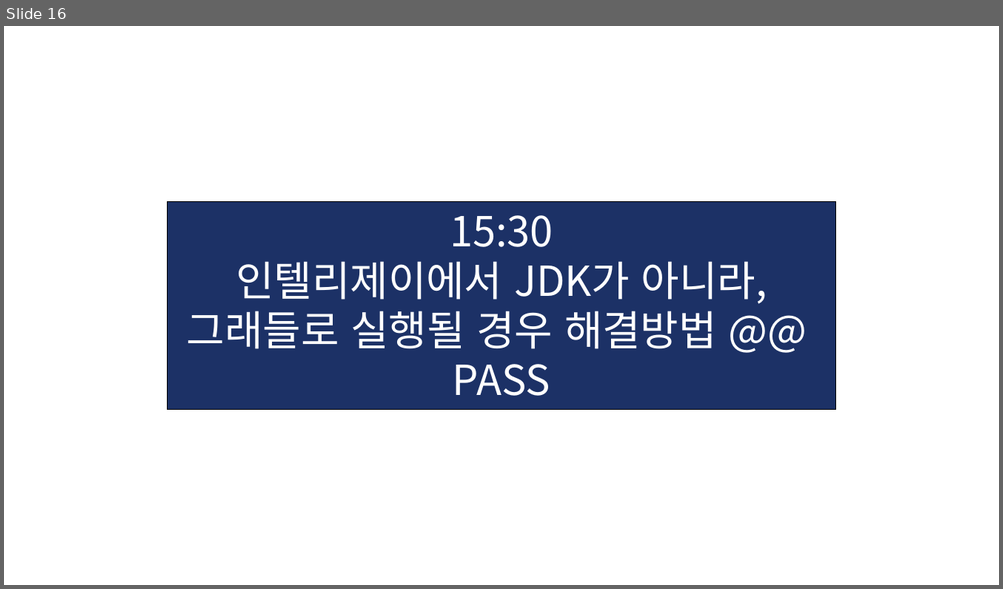
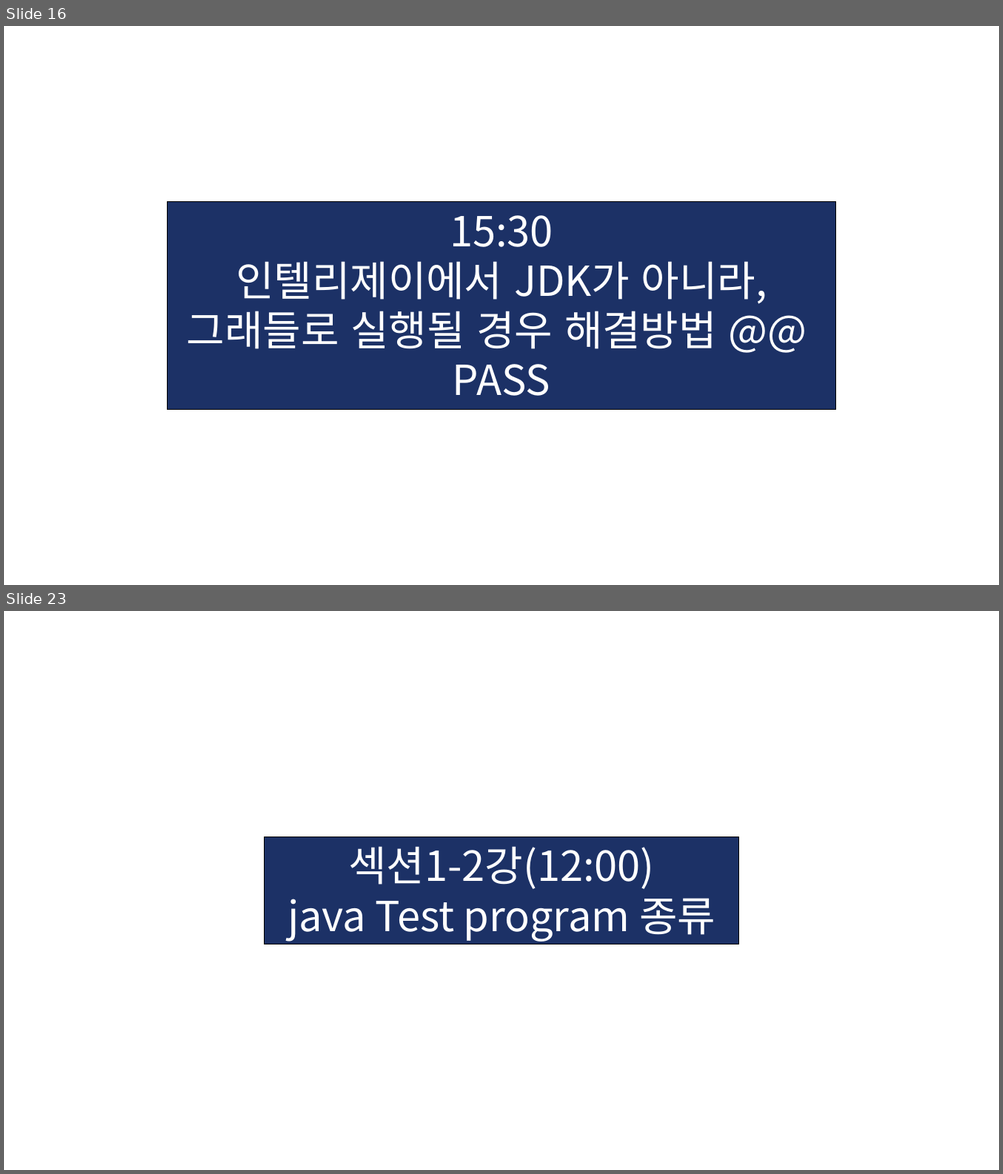
Before and after one commit to KIM-BEOMSOO/study, a slide deck: 00.공부 정리(최종)/12.Spring-Boot/03.인프런_김영한_스프링 입문/01.인프런_깅영한_Spring-Boot.pptx. Shown one above the other, each under a label of ours: slide 16 before the commit, slides 16 and 23 after it; the slides between them are not shown. The pictures are 1003x589 and 1003x1174 pixels, drawn with LibreOffice and Linux fonts; fonts in the diff are those of the drawing. Boxes give left, top, right and bottom in pixels: in the first picture for what was removed or moved away, otherwise in the second. Text is boxed around its words. In the diff, an @@ line names an element or a change of style, - is before the commit and + after.

```diff
--- a/00.공부 정리(최종)/12.Spring-Boot/03.인프런_김영한_스프링 입문/01.인프런_깅영한_Spring-Boot.pptx
+++ b/00.공부 정리(최종)/12.Spring-Boot/03.인프런_김영한_스프링 입문/01.인프런_깅영한_Spring-Boot.pptx
@@ slide 23 added at [4, 611, 999, 1170], background #FFFFFF @@
@@ rectangle added at [264, 837, 738, 945], fill #1C3166, outline #000000 0.75 pt, 40 pt, text #FFFFFF @@
+섹션1-2강(12:00)
+java Test program 종류
```
Also in this commit, not shown: 16 other slides added.
